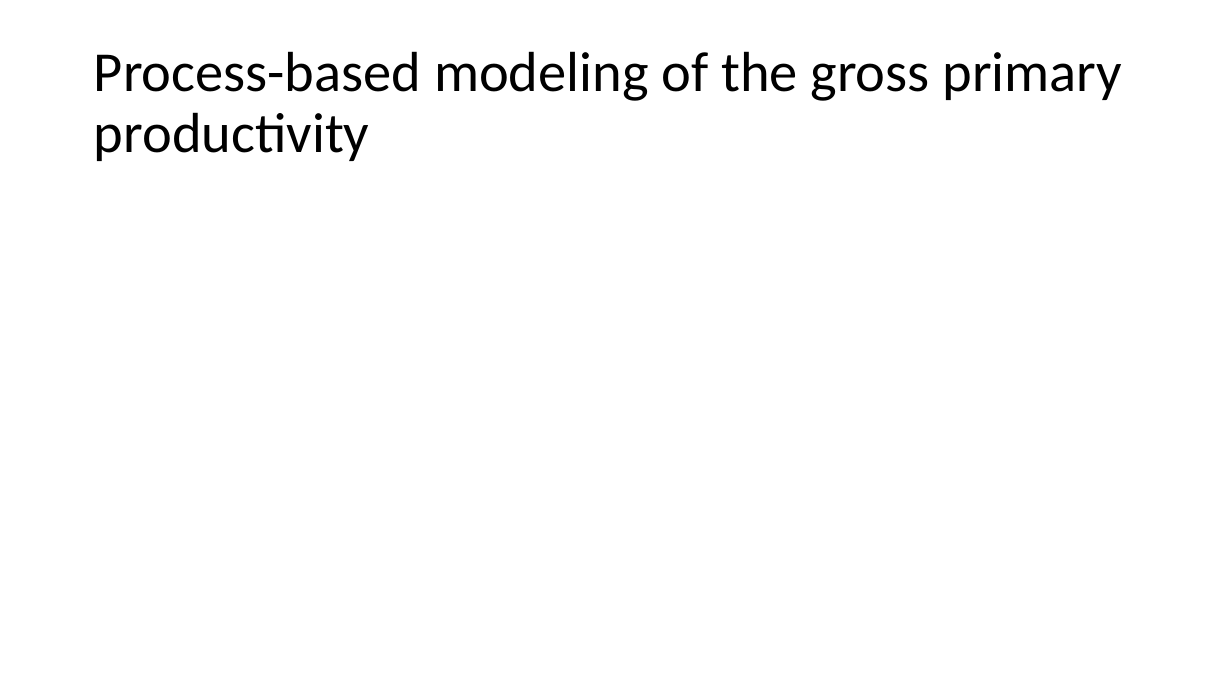
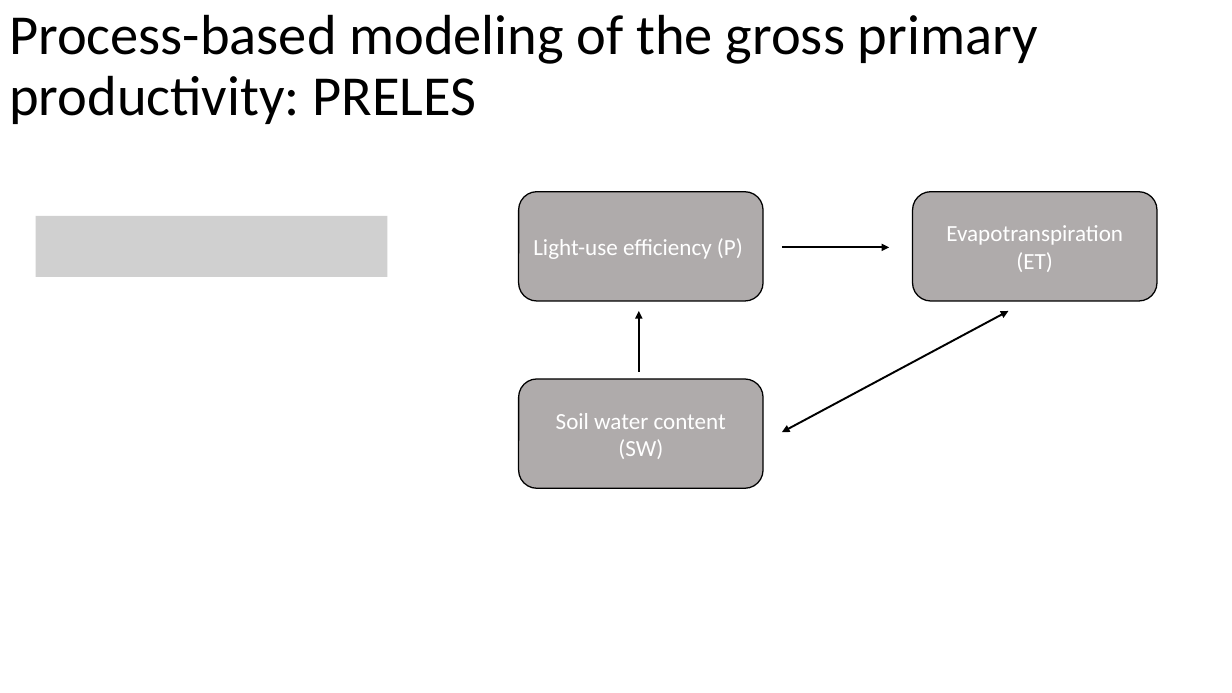
Before and after one commit to MWesselkamp/Intern_MPI_Jena, a slide deck: slide 4 of presentation/presi.pptx (slide 3 before the commit). Drawn at 1232x693 pixels with LibreOffice and Linux fonts; fonts in the diff are those of the drawing; grey boxes stand for pictures. Boxes give left, top, right and bottom in pixels: in the first picture for what was removed or moved away, otherwise in the second. Text is boxed around its words. In the diff, an @@ line names an element or a change of style, - is before the commit and + after.

```diff
--- a/presentation/presi.pptx
+++ b/presentation/presi.pptx
@@ title at (9,14,1038,124): text changed @@
-Process-based modeling of the gross primary productivity
+Process-based modeling of the gross primary productivity: PRELES
@@ rounded rectangle added at (518,192,763,301), fill #AFABAB, outline #000000 1 pt, 18 pt, text #FFFFFF @@
+Light-use efficiency (P)
@@ rounded rectangle added at (913,192,1158,301), fill #AFABAB, outline #000000 1 pt, 18 pt, text #FFFFFF @@
+Evapotranspiration (ET)
@@ picture added at (36,216,388,277) @@
@@ arrow added from (782, 248) to (889, 248), #000000 1.5 pt @@
@@ arrow added from (639, 372) to (639, 311), #000000 1.5 pt @@
@@ double arrow added from (1008, 311) to (782, 433), #000000 1.5 pt @@
@@ rounded rectangle added at (518,379,763,488), fill #AFABAB, outline #000000 1 pt, 18 pt, text #FFFFFF @@
+Soil water content (SW)
```
Also in this commit, not shown: 4 other slides changed, 8 slides added, 4 slides removed, 14 other files.
